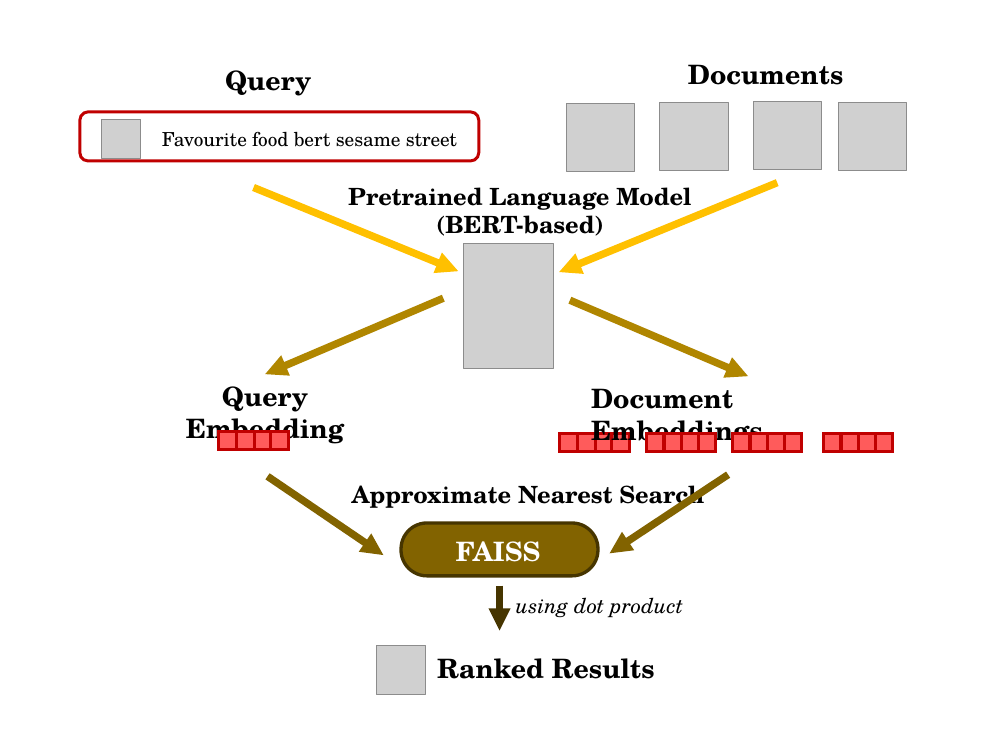
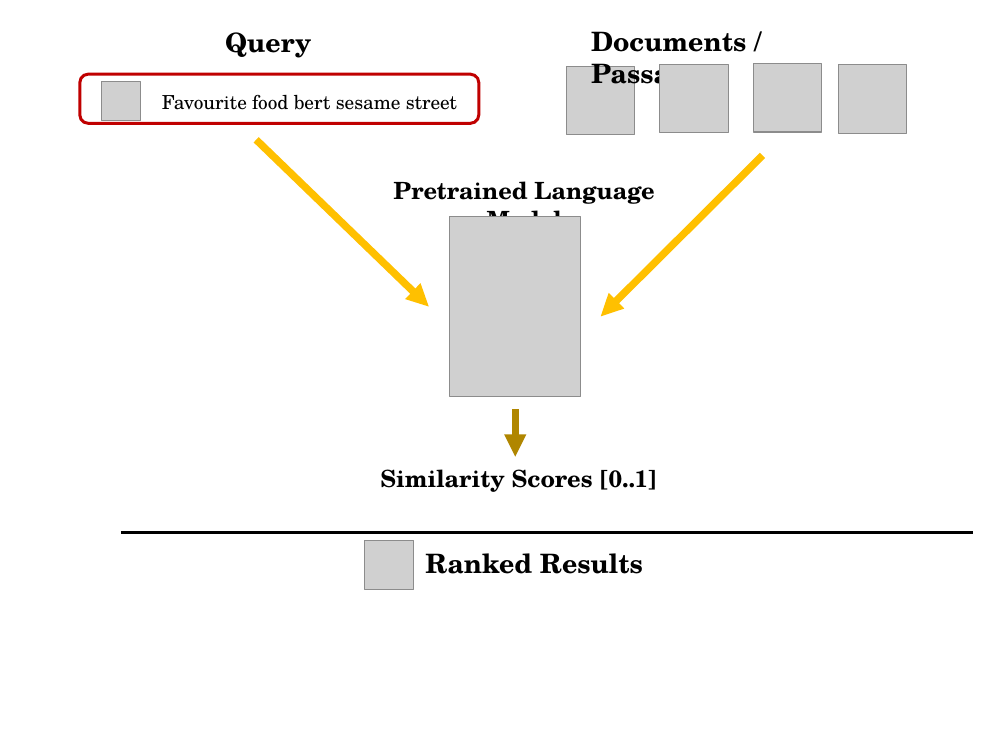
Before and after one commit to gsindlinger/Dense_Retrieval_With_Entities_Seminar, a slide deck: slide 3 of Präsentation.pptx. Drawn at 1008x756 pixels with LibreOffice and Linux fonts; fonts in the diff are those of the drawing; grey boxes stand for pictures. Boxes give left, top, right and bottom in pixels: in the first picture for what was removed or moved away, otherwise in the second. Text is boxed around its words. In the diff, an @@ line names an element or a change of style, - is before the commit and + after.

```diff
--- a/Präsentation.pptx
+++ b/Präsentation.pptx
@@ text "Query": place and size @@
-text "Query" at (225, 70, 311, 96)
+text "Query" at (225, 32, 311, 58)
@@ text at (591, 31, 746, 92): text changed @@
-Documents
+Documents / Passages
@@ 5 pictures, 1 rounded rectangle: place and size @@
-5 pictures, 1 rounded rectangle at (80, 101, 907, 172)
+5 pictures, 1 rounded rectangle at (80, 64, 907, 134)
@@ text "Favourite food bert sesame street": place and size @@
-text "Favourite food bert sesame street" at (162, 132, 457, 147)
+text "Favourite food bert sesame street" at (162, 95, 457, 110)
@@ arrow moved from (254, 188) - (459, 271) to (256, 140) - (429, 306) @@
@@ arrow moved from (778, 182) - (559, 272) to (763, 156) - (601, 317) @@
@@ text at (436, 209, 604, 236): paragraph removed @@
-(BERT-based)
@@ picture: place and size @@
-picture at (464, 243, 554, 368)
+picture at (450, 217, 580, 397)
@@ arrow added from (515, 410) to (515, 457), #B08600 5 pt @@
@@ text at (380, 469, 657, 492): text changed @@
-Approximate Nearest Search
+Similarity Scores [0..1]
@@ line added from (121, 532) to (973, 532), #000000 2 pt @@
@@ picture: place and size @@
-picture at (377, 645, 426, 694)
+picture at (365, 541, 414, 590)
@@ text "Ranked Results": place and size @@
-text "Ranked Results" at (437, 658, 655, 679)
+text "Ranked Results" at (425, 553, 643, 574)
@@ group removed at (186, 299, 893, 630): 20 rectangles, 5 arrows, 4 texts, 1 rounded rectangle @@
-Document Embeddings
-Query Embedding
-FAISS
-using dot product
```
Also in this commit, not shown: 5 other slides changed, 21 slides added, 22 other files.
